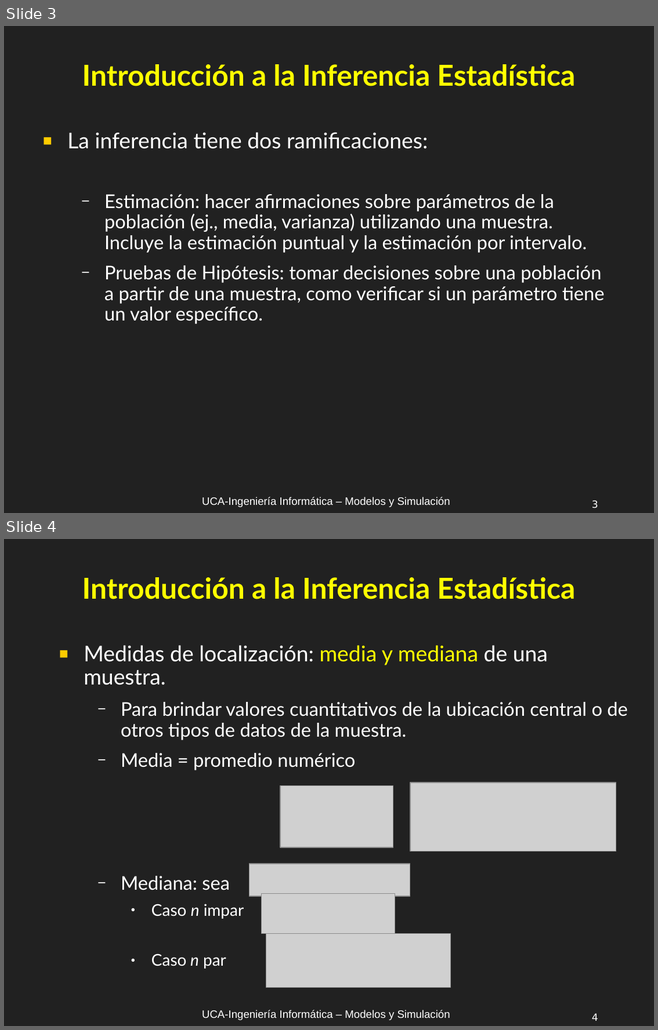
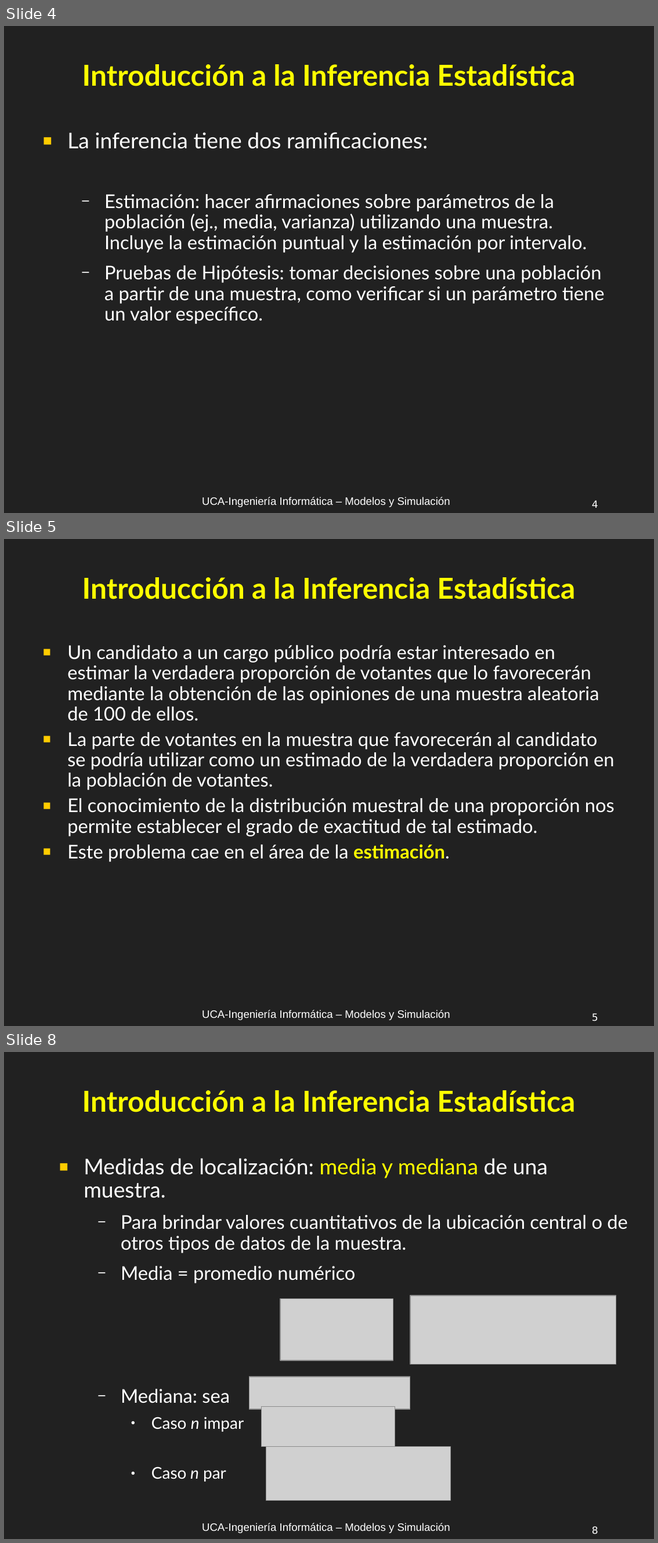
Before and after one commit to UCA-Facultad-de-Ingenieria-Clases-2025/MyS, a slide deck: Clases/MyS_C1A_Introducción_Inferencia_Estadística_R1.odp. Shown one above the other, each under a label of ours: slides 3 and 4 before the commit, slides 4, 5 and 8 after it; the slides between them are not shown. The pictures are 658x1030 and 658x1543 pixels, drawn with LibreOffice and Linux fonts; fonts in the diff are those of the drawing; grey boxes stand for pictures. Boxes give left, top, right and bottom in pixels: in the first picture for what was removed or moved away, otherwise in the second. Text is boxed around its words. In the diff, an @@ line names an element or a change of style, - is before the commit and + after.

```diff
--- a/Clases/MyS_C1A_Introducción_Inferencia_Estadística_R1.odp
+++ b/Clases/MyS_C1A_Introducción_Inferencia_Estadística_R1.odp
@@ slide 5 added at (4,539,654,1026), background #212121; not listed: 2 template elements that a slide beside it also shows @@
@@ title added at (82,577,575,599), 32 pt, text #FFFF00, bold @@
+Introducción a la Inferencia Estadística
@@ text added at (67,645,614,862), 21 pt, text #FFFFFF @@
+■ Un candidato a un cargo público podría estar interesado en estimar la verdadera proporción de votantes que lo favorecerán mediante la obtención de las opiniones de una muestra aleatoria de 100 de ellos.
+■ La parte de votantes en la muestra que favorecerán al candidato se podría utilizar como un estimado de la verdadera proporción en la población de votantes.
+■ El conocimiento de la distribución muestral de una proporción nos permite establecer el grado de exactitud de tal estimado.
+■ Este problema cae en el área de la estimación.
@@ what was slide 3 is now slide 4 @@
@@ page number at (592,500,598,508): text changed @@
-3
+4
@@ what was slide 4 is now slide 8 @@
@@ page number at (592,1526,598,1535): text changed @@
-4
+8
```
Also in this commit, not shown: 6 slides changed, 21 other slides added, 1 other file.
